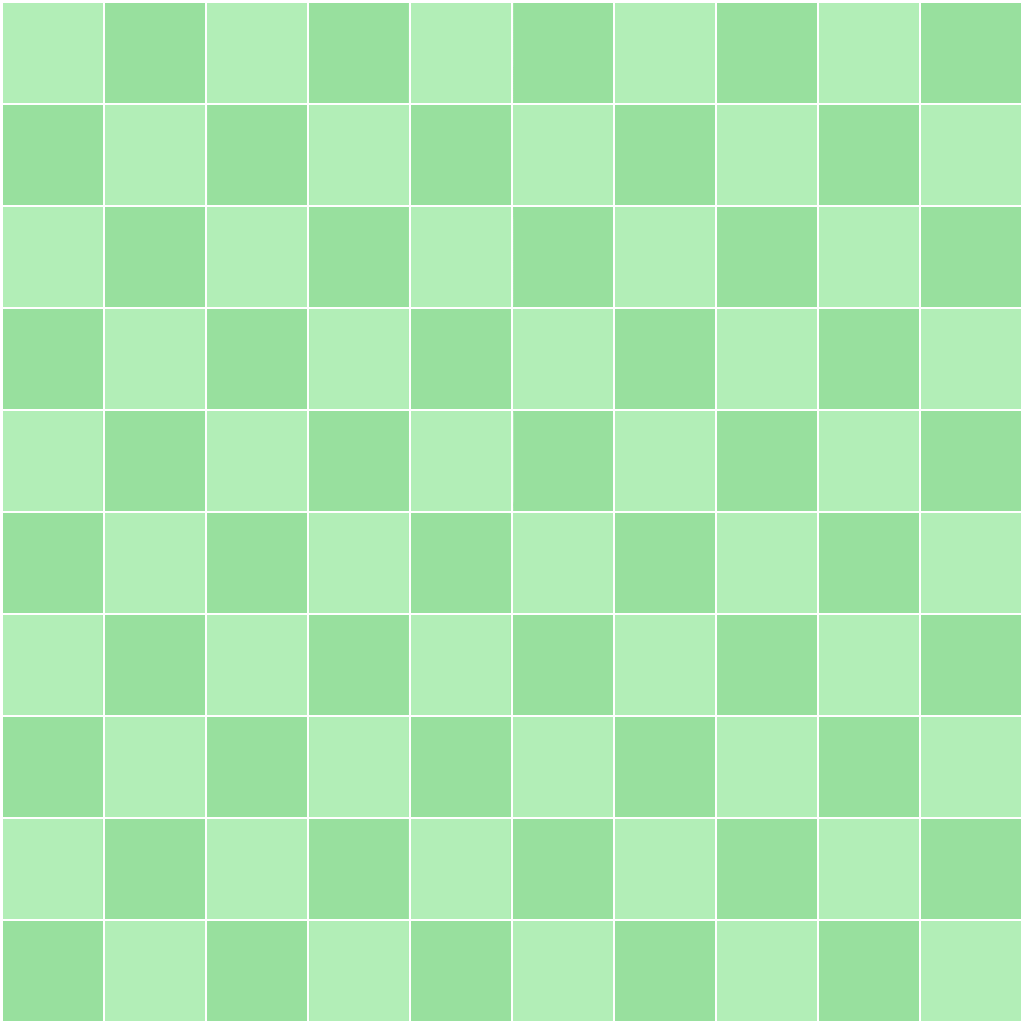
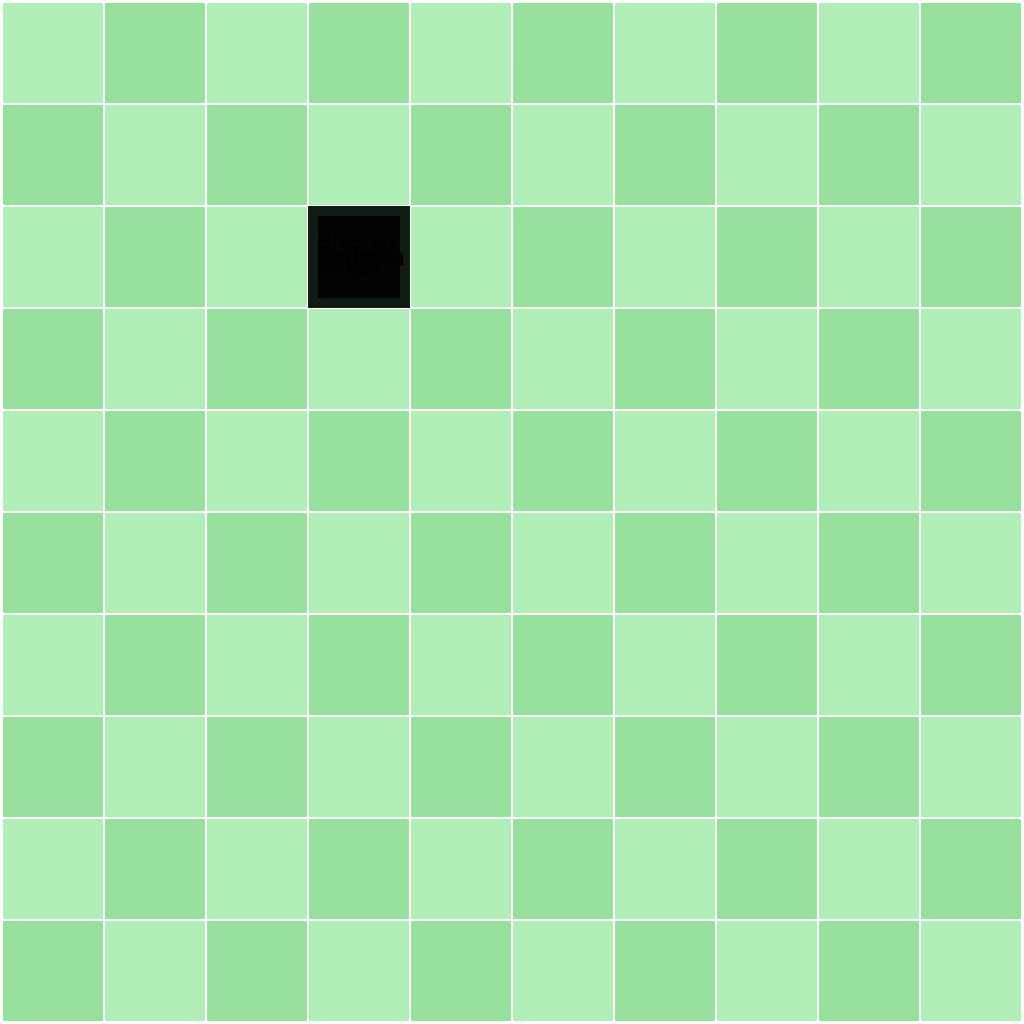
The second 1024 x 1024 image is a revision of the first. Changes to its layers:
moved "Layer 8" into group "Folder 2" over (308, 206, 410, 308)
added group "energy_large" with 3 layers above "energy_small" over (308, 206, 410, 308)
added layer "Layer 6 copy" (1st of 8, in "energy_large") in group "energy_large" over (318, 216, 400, 298)
added layer "STREET" (1st of 7, in "energy_large") in group "energy_large" over (318, 234, 400, 282)
added layer "Layer 6" (1st of 8, in "energy_large") in group "energy_large" over (308, 206, 410, 308)
added group "energy_small" with 3 layers above "factory" over (308, 206, 410, 308)
added layer "Layer 6 copy" (2nd of 8, in "energy_small") in group "energy_small" over (318, 216, 400, 298)
added layer "Layer 6" (2nd of 8, in "energy_small") in group "energy_small" over (308, 206, 410, 308)
added group "factory" with 3 layers above "school" over (308, 206, 410, 308)
added layer "Layer 6 copy" (3rd of 8, in "factory") in group "factory" over (318, 216, 400, 298)
added layer "Layer 6" (3rd of 8, in "factory") in group "factory" over (308, 206, 410, 308)
added group "school" with 3 layers above "cinema" over (308, 206, 410, 308)
added layer "Layer 6 copy" (4th of 8, in "school") in group "school" over (318, 216, 400, 298)
added layer "Layer 6" (4th of 8, in "school") in group "school" over (308, 206, 410, 308)
added group "cinema" with 3 layers above "farm" over (308, 206, 410, 308)
added layer "Layer 6 copy" (5th of 8, in "cinema") in group "cinema" over (318, 216, 400, 298)
added layer "Layer 6" (5th of 8, in "cinema") in group "cinema" over (308, 206, 410, 308)
added group "farm" with 3 layers above "street" over (308, 206, 410, 308)
added layer "Layer 6 copy" (6th of 8, in "farm") in group "farm" over (318, 216, 400, 298)
added layer "Layer 6" (6th of 8, in "farm") in group "farm" over (308, 206, 410, 308)
…and 5 more changes (5 added)
